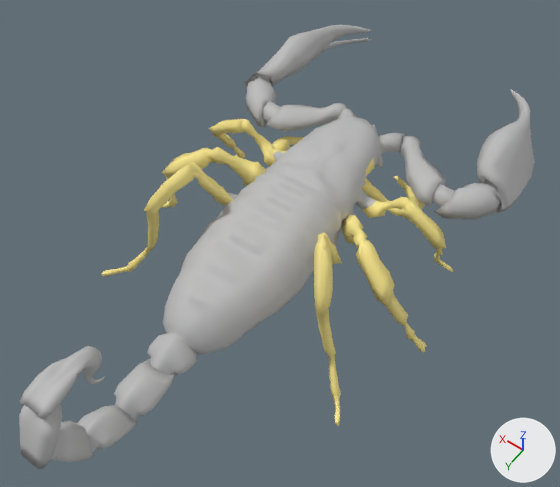
Before and after pictures for a commit that changed the FBX model Assets/Models/Characters/Enemies/scorpion.fbx.
Before and after are seen from a camera (50 mm lens) standing at (-1.76, 2.54, 4.22) and looking at (-0.05, 0.14, 0.45). The lights are fixed; the arrows at lower right show +X, +Y and +Z. Both versions are drawn at frame 2 of the action 'Armature|walk'; the numbers are the values there.

In view in the first picture: 'scorpione'.
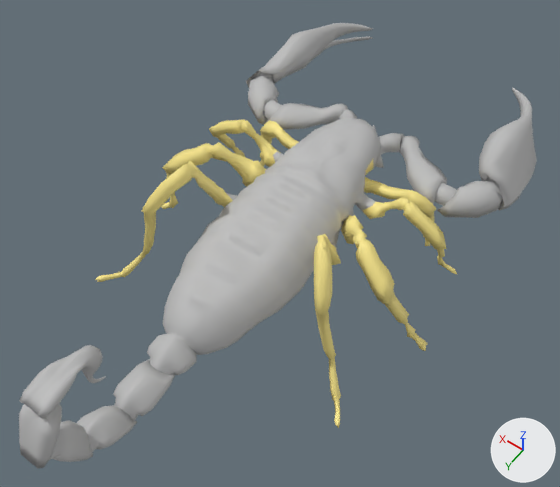
Where the change shows, as pixel boxes [x1, y1, x2, y2] in the pictures (560 x 487 px):
'scorpione', posed: before [19, 25, 535, 469]; after [19, 23, 537, 468]
bone 'armBase_R', root to tip: before (367, 150) to (408, 144); after (367, 151) to (407, 144)
bone 'armMid_R', root to tip: before (408, 144) to (444, 199); after (407, 144) to (446, 197)
bone 'armEnd_R', root to tip: before (444, 199) to (487, 193); after (446, 197) to (489, 190)
bone 'pincerMain_R', root to tip: before (487, 193) to (525, 145); after (489, 190) to (527, 143)
bone 'armBase_L', root to tip: before (346, 140) to (339, 111); after (345, 141) to (340, 112)
bone 'pincerMain_L', root to tip: before (261, 84) to (315, 51); after (263, 82) to (317, 49)
bone 'L_A1', root to tip: before (313, 162) to (277, 154); after (313, 163) to (279, 133)
bone 'L_A2', root to tip: before (277, 154) to (283, 142); after (279, 133) to (265, 127)
bone 'L_A3', root to tip: before (283, 142) to (309, 141); after (265, 127) to (266, 144)
bone 'R_A1', root to tip: before (354, 183) to (395, 211); after (354, 183) to (400, 194)
bone 'R_A2', root to tip: before (395, 211) to (418, 207); after (400, 194) to (427, 208)
bone 'R_A3', root to tip: before (418, 207) to (407, 190); after (427, 208) to (427, 223)
bone 'R_B4', root to tip: before (439, 242) to (438, 252); after (440, 243) to (440, 254)
bone 'L_C1', root to tip: before (288, 173) to (250, 174); after (288, 174) to (250, 173)
bone 'L_D1', root to tip: before (270, 194) to (221, 195); after (269, 195) to (220, 196)
bone 'L_D3', root to tip: before (189, 168) to (151, 209); after (187, 168) to (149, 210)

The change in detail:
Bone 'armBase_R' (bone_armbase_r) turns from (4, 0, 15) to (4, 0, 17) degrees about its own x, y and z.
Bone 'armMid_R' (bone_armmid_r) turns from (0, 0, 1) to (0, 0, 2) degrees about its own x, y and z.
Bone 'armEnd_R' (bone_armend_r) turns from (0, 0, -2) to (0, 0, -3) degrees about its own x, y and z.
Bone 'pincerMain_R' (bone_pincermain_r) turns from (-14, 4, -8) to (-15, 4, -9) degrees about its own x, y and z.
Bone 'armBase_L' (bone_armbase_l) turns from (3, 1, -15) to (3, 2, -17) degrees about its own x, y and z.
Bone 'pincerMain_L' (bone_pincermain_l) turns from (-14, -4, 8) to (-13, -5, 10) degrees about its own x, y and z.
Bone 'L_A1' (bone_l_a1) turns from (16, -10, 25) to (58, 27, 71) degrees about its own x, y and z.
Bone 'L_A2' (bone_l_a2) turns from (5, -1, -10) to (-1, 0, 3) degrees about its own x, y and z.
Bone 'L_A3' (bone_l_a3) turns from (7, 1, -9) to (-2, 0, 2) degrees about its own x, y and z.
Bone 'R_A1' (bone_r_a1) turns from (20, 6, -25) to (55, -24, -67) degrees about its own x, y and z.
Bone 'R_A2' (bone_r_a2) turns from (6, 1, 11) to (-1, 0, -2) degrees about its own x, y and z.
Bone 'R_A3' (bone_r_a3) turns from (8, -1, 10) to (-2, 0, -2) degrees about its own x, y and z.
Bone 'R_B4' (bone_r_b4) turns from (4, 0, 13) to (3, 0, 11) degrees about its own x, y and z.
Bone 'L_C1' (bone_l_c1) turns from (19, 24, 6) to (21, 28, 6) degrees about its own x, y and z.
Bone 'L_D1' (bone_l_d1) turns from (13, 5, 3) to (12, 7, 3) degrees about its own x, y and z.
Bone 'L_D3' (bone_l_d3) turns from (-16, 0, -4) to (-14, 0, -4) degrees about its own x, y and z.
